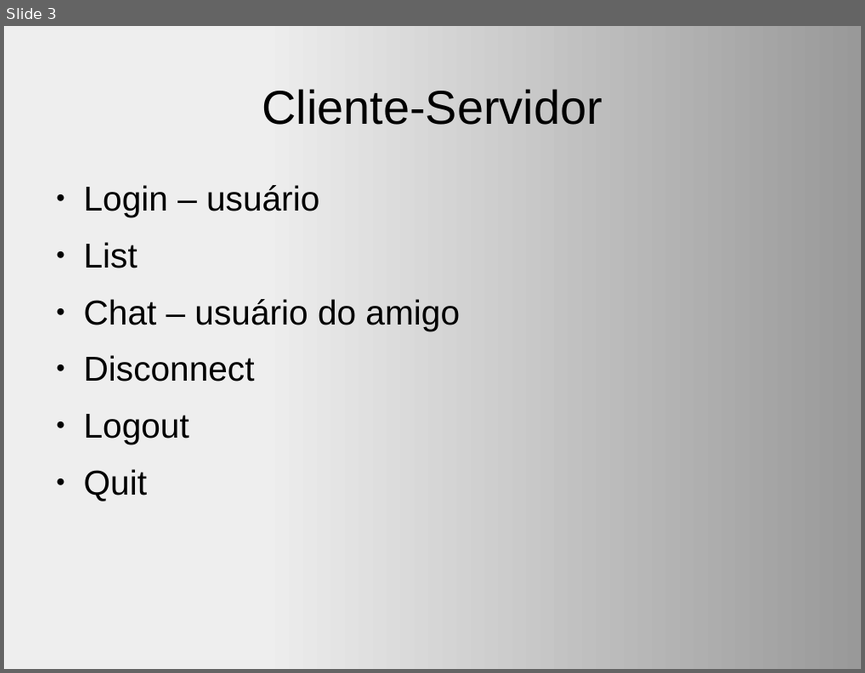
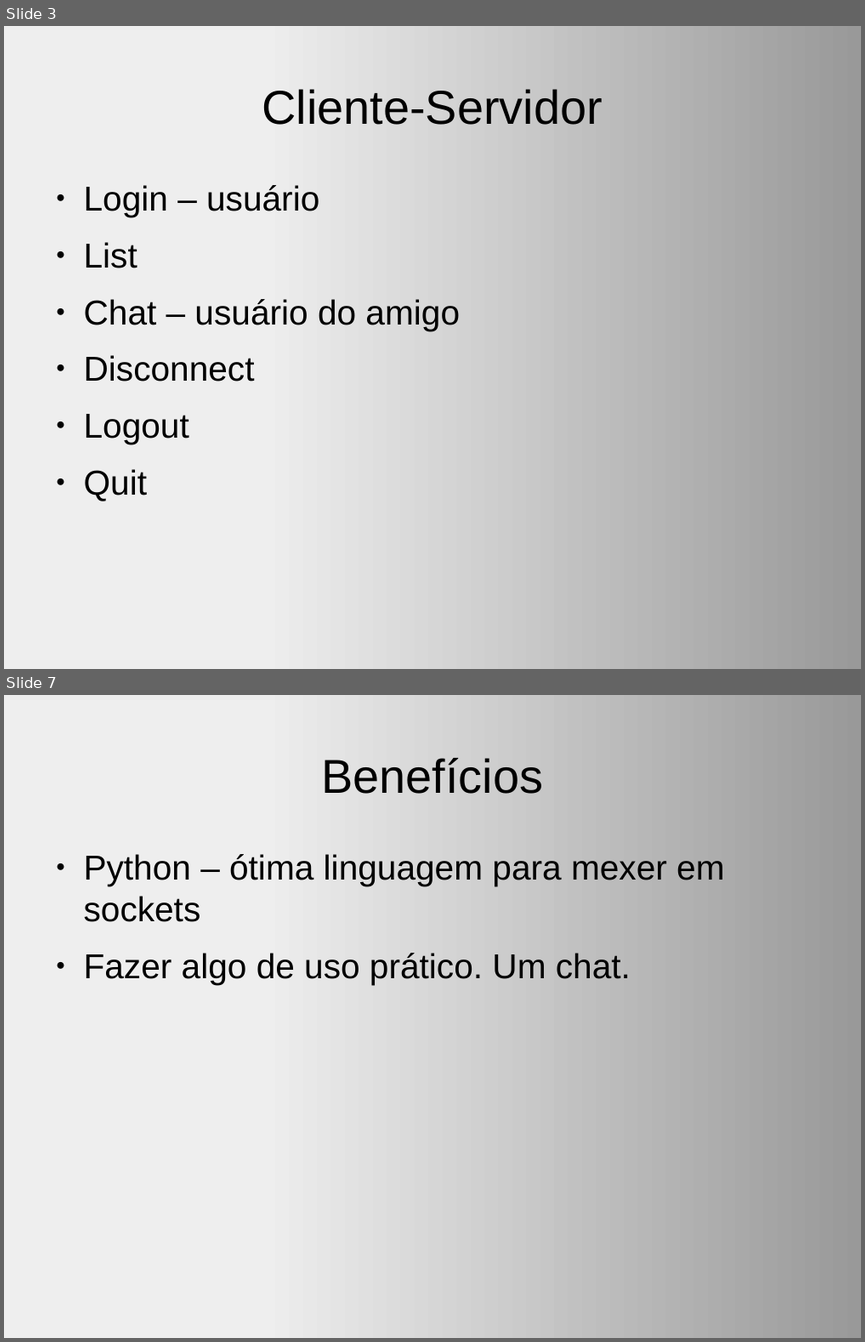
Before and after one commit to rulojuka/listas, a slide deck: mac0448/ep2/slides.odp. Shown one above the other, each under a label of ours: slide 3 before the commit, slides 3 and 7 after it; the slides between them are not shown. The pictures are 865x673 and 865x1342 pixels, drawn with LibreOffice and Linux fonts; fonts in the diff are those of the drawing. Boxes give left, top, right and bottom in pixels: in the first picture for what was removed or moved away, otherwise in the second. Text is boxed around its words. In the diff, an @@ line names an element or a change of style, - is before the commit and + after.

```diff
--- a/mac0448/ep2/slides.odp
+++ b/mac0448/ep2/slides.odp
@@ slide 7 added at [4, 695, 861, 1338], background gradient #EEEEEE to #999999 @@
@@ title added at [321, 758, 543, 794], 44 pt, text #000000 @@
+Benefícios
@@ text added at [84, 854, 724, 984], 32 pt, text #000000 @@
+● Python – ótima linguagem para mexer em sockets
+● Fazer algo de uso prático. Um chat.
```
Also in this commit, not shown: 3 other slides added, 1 slide removed, 1 other file.
